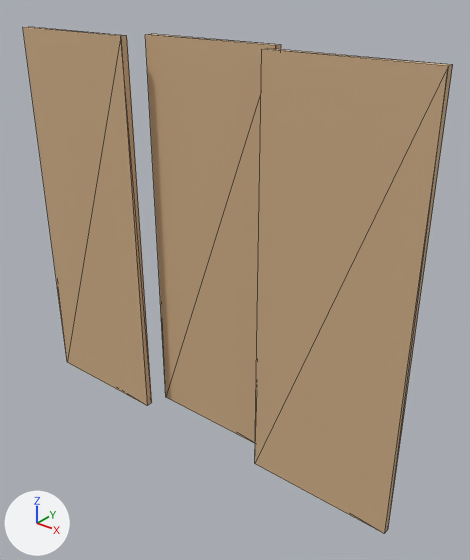
What one commit did to the glTF model storage/picture/mocan-66.glb.
Rendered twice from a camera (50 mm lens) standing at (1.54, -1.72, 1.83) and looking at (0.12, 0.06, 0.73). Lighting does not change. The marker at lower left points along +X, +Y and +Z. The first picture is the older version. Mesh edges are drawn as thin lines. Vertices at exactly the same position are counted once.

In view in the first picture: 'furniture'.
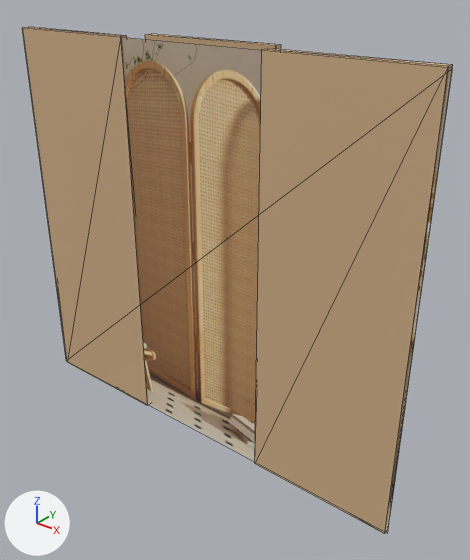
The edits, one by one:
Picture 'Image_0' (img_image_0) is new.
Material 'photo' (mat_photo) is new.
Its texture is img_image_0.
Its roughness is 0.85.
me_mesh_0 is used by ob_furniture; location (0.0, 0.0, 0.0).
Verts and faces of me_mesh_0; kept vertices keep their numbers, new ones are numbered from 24.
me_mesh_0 had 24 vertices, 36 faces and spanned x -0.89..0.89, y -0.05..0.08, z 0.0..1.6.
me_mesh_0 now has 28 vertices, 38 faces and spans x -0.9..0.9, y -0.05..0.08, z 0.0..1.6.
Part 1, on me_mesh_0:
New vertex 24 is at (-0.9, -0.05, 0.0), pixel (66, 360).
New vertex 25 is at (0.9, -0.05, 0.0), pixel (387, 533).
New vertex 26 is at (0.9, -0.05, 1.6), pixel (452, 68).
New vertex 27 is at (-0.9, -0.05, 1.6), pixel (22, 28).
New faces: (24, 25, 26), (24, 26, 27) (mat_photo (picture img_image_0)).
me_mesh_0 gains material mat_photo (picture img_image_0).

What differs and where, as boxes (x1, y1, x2, y2) in the pictures (470 x 560 px):
'furniture', reshaped
    before: (23, 27, 453, 534)
    after: (22, 27, 453, 534)
part 1 of me_mesh_0, added (brown)
    after: (22, 28, 453, 533)
